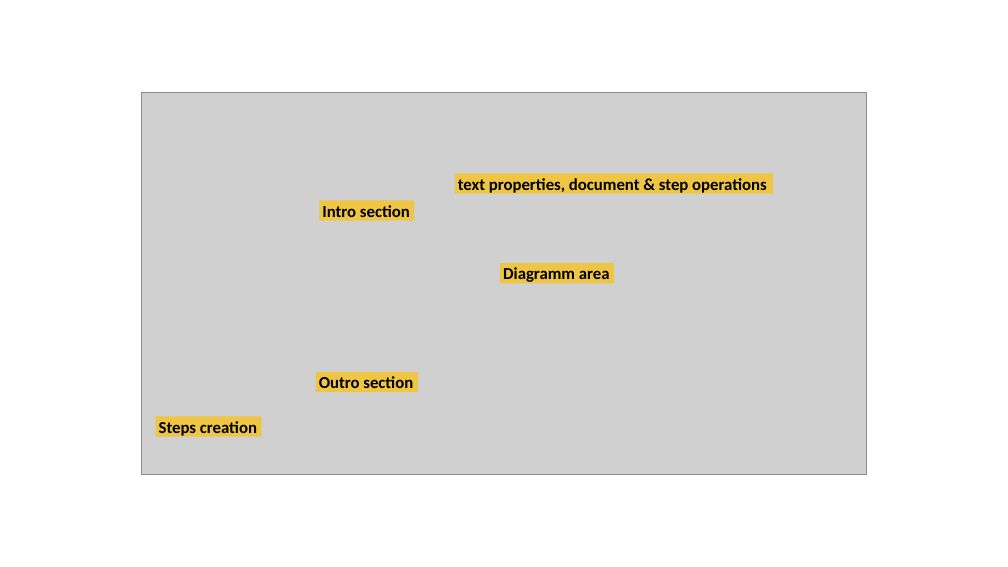
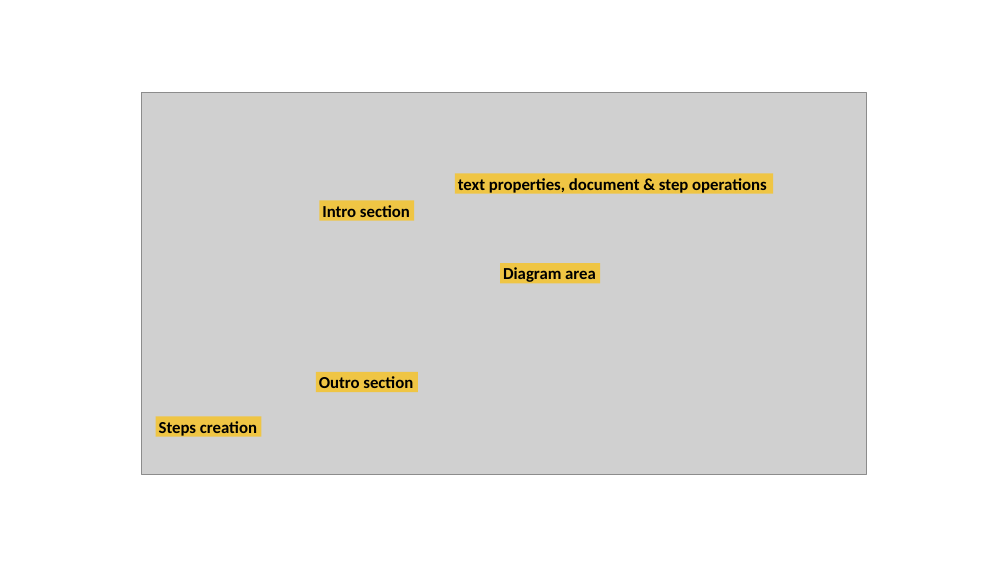
Before and after one commit to j-specman/specman, a slide deck: slide 18 of specifications/specman-layouts.pptx. Drawn at 1008x567 pixels with LibreOffice and Linux fonts; fonts in the diff are those of the drawing; grey boxes stand for pictures. Boxes give left, top, right and bottom in pixels: in the first picture for what was removed or moved away, otherwise in the second. Text is boxed around its words. In the diff, an @@ line names an element or a change of style, - is before the commit and + after.

```diff
--- a/specifications/specman-layouts.pptx
+++ b/specifications/specman-layouts.pptx
@@ rectangle "Diagram area" resized from (x1=501, y1=263, x2=615, y2=284) to (x1=501, y1=263, x2=600, y2=284) @@
@@ text in rectangle at (x1=503, y1=267, x2=596, y2=284): text changed @@
-Diagramm area
+Diagram area
```
Also in this commit, not shown: 1 other file.
